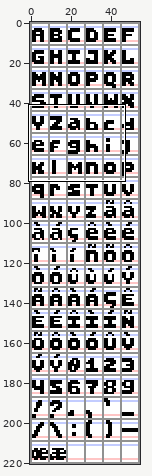
Pixel-art file: ui/gui/font/photosynthesis_font.ase. Above, an overview of the earlier version with the close-up marked.
Close-up. Before the edit:
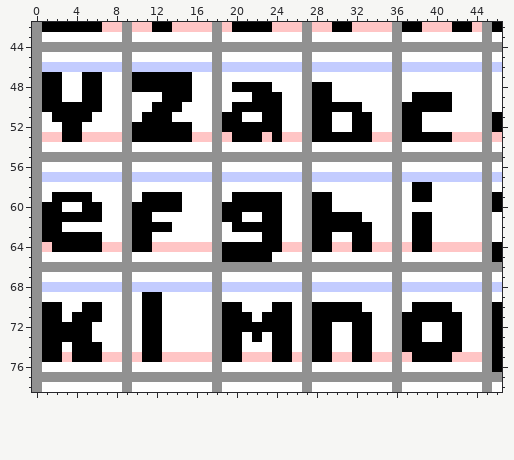
55x221 pixels, 1 frame. Shown: x 0..46, y 42..78. The commit also changed other parts of the picture, which this record leaves out.
New version:
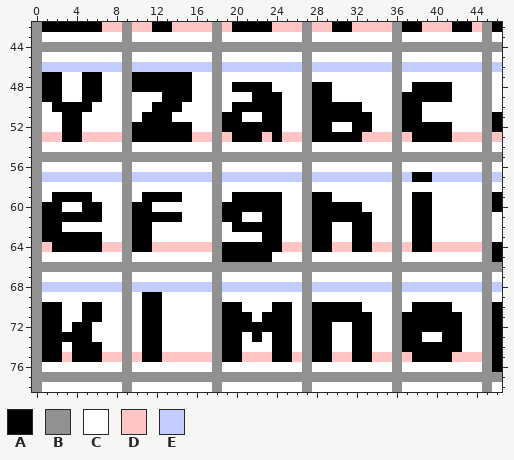
Palette (. is transparent): A #000000  B #919191  C #ffffff  D #ffc5c5  E #c3ccff
Difference:
--- layer "letters"
@@ x 0..46 @@
 47 BAACCAACCBAAAAAACCBCCCCCCCCBCCCCCCCCBCCCCCCCCBC
-48 BAACCAACCBAAAAAACCBCAAAACCCBAACCCCCCBCCCCCCCCBC
-49 BAACCAACCBCCCAAACCBCCCAAACCBAACCCCCCBCAAAACCCBC
-50 BAAAAAACCBCCAAACCCBCAAAAACCBAAAAACCCBAAAAACCCBC
-51 BCAAAACCCBCAAACCCCBAACCAACCBAACCAACCBAACCCCCCBA
-52 BCCAACCCCBAAAAAACCBAAAAAACCBAACCAACCBAACCCCCCBA
-53 BDDAADDDDBAAAAAADDBDAAADADDBAAAAAADDBAAAAADDDBD
+48 BAACCAACCBAAAAAACCBCAAAACCCBAACCCCCCBCAAAACCCBC
+49 BAACCAACCBCCCAAACCBCCCAAACCBAACCCCCCBAAAAACCCBC
+50 BCAAAACCCBCCAAACCCBCAAAAACCBAAAAACCCBAACCCCCCBC
+51 BCCAACCCCBCAAACCCCBAACCAACCBAAAAAACCBAACCCCCCBA
+52 BCCAACCCCBAAAAAACCBAAAAAACCBAACCAACCBAAAAACCCBA
+53 BDDAADDDDBAAAAAADDBDAAADADDBAAAAADDDBDAAAADDDBD
 54 BCCCCCCCCBCCCCCCCCBCCCCCCCCBCCCCCCCCBCCCCCCCCBC
@@ x 10..41 @@
 56 CCCCCCCCBCCCCCCCCBCCCCCCCCBCCCCC
-57 EEEEEEEEBEEEEEEEEBEEEEEEEEBEEEEE
-58 CCCCCCCCBCCCCCCCCBCCCCCCCCBCAACC
+57 EEEEEEEEBEEEEEEEEBEEEEEEEEBEAAEE
+58 CCCCCCCCBCCCCCCCCBCCCCCCCCBCCCCC
 59 CAAAACCCBCAAAAACCBAACCCCCCBCAACC
-60 AAAAACCCBAAAAAACCBAACCCCCCBCCCCC
-61 AACCCCCCBAACCAACCBAAAAACCCBCAACC
-62 AAAACCCCBCAAAAACCBAAAAAACCBCAACC
+60 AACCCCCCBAAAAAACCBAAAAACCCBCAACC
+61 AAAAACCCBAACCAACCBAAAAAACCBCAACC
+62 AACCCCCCBCAAAAACCBAACCAACCBCAACC
 63 AACCCCCCBCCCCAACCBAACCAACCBCAACC
@@ x 0..46 @@
 70 BAACCAACCBCAACCCCCBAACCCAACBAAAAACCCBCAAAACCCBA
-71 BAACAAACCBCAACCCCCBAAACAAACBAAAAAACCBAAAAAACCBA
-72 BAAAAACCCBCAACCCCCBAAAAAAACBAACCAACCBAACCAACCBA
+71 BAACCAACCBCAACCCCCBAAACAAACBAAAAAACCBAAAAAACCBA
+72 BAACAACCCBCAACCCCCBAAAAAAACBAACCAACCBAAAAAACCBA
 73 BAAAAACCCBCAACCCCCBAACACAACBAACCAACCBAACCAACCBA
